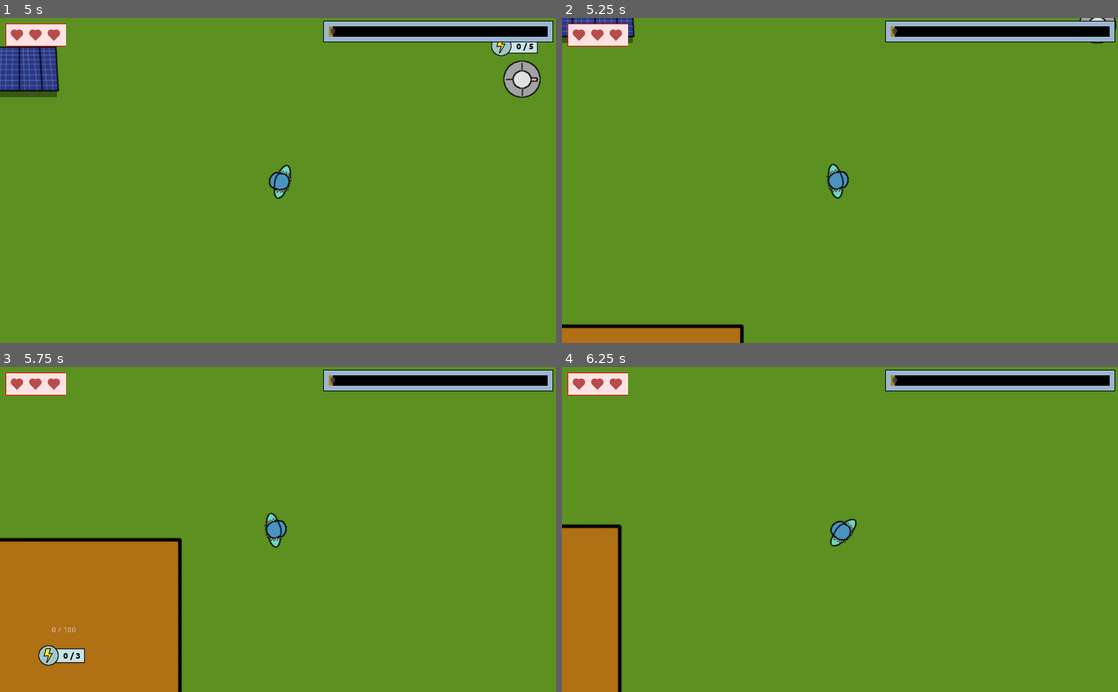
Above: before the commit, frames 1-4 (two rows, left to right).
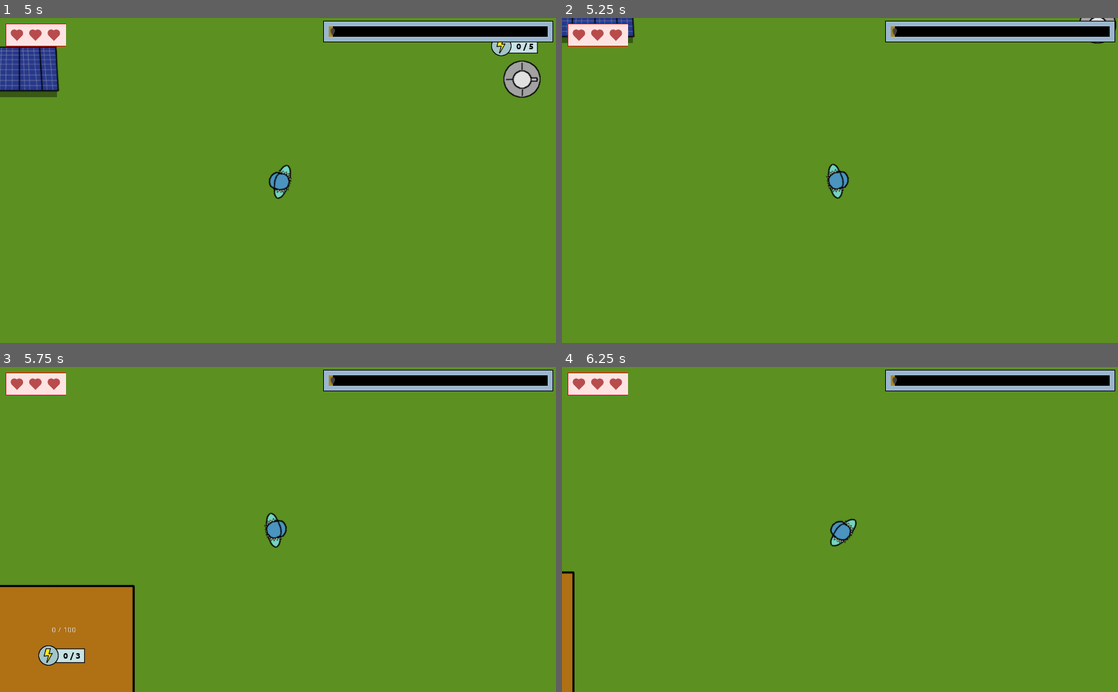
Above: after the commit, the same moments.

Repository: moisesjbc/spain-game-dev-jam-3
Game: Godot game, scene res://gameplay/main/main.tscn
Same seed, same stepped clock (60 frames per second), same inputs: the game is played once before the commit and once after it. The engine's default icon, where the game draws it, is replaced by a stand-in: a white triangle on a blue panel in a dark square.
Inputs (mouse positions are in pixels of both pictures, inside the frame that each line leads up to):
- Up to frame 1 (5 s): tap Enter at 0.5, 2.75 s; move the mouse to (400, 164) at 0.52 s; hold Right (ui_right) 0.53-1.28 s; move the mouse to (166, 196) at 1.27 s; hold Down (ui_down) 1.28-2.03 s; tap Space at 2 s; move the mouse to (333, 109) at 2.02 s; hold Right (ui_right) 2.03-2.78 s; move the mouse to (250, 245) at 2.77 s; hold Up (ui_up) 2.78-3.53 s; move the mouse to (444, 229) at 3.52 s; hold Left (ui_left) from 3.53 s (still down); move the mouse to (111, 131) at 4.27 s
- Up to frame 2 (5.25 s): move the mouse to (867, 180) at 5.02 s; release Left (ui_left) at 5.03 s; hold Down (ui_down) from 5.03 s (still down)
- Up to frame 3 (5.75 s): keep holding Down (ui_down)
- Up to frame 4 (6.25 s): move the mouse to (756, 448) at 5.77 s; release Down (ui_down) at 5.78 s; hold Right (ui_right) from 5.78 s (still down)

Frame 1 is identical in both runs. In frame 2, 1.9% of the frame differs, in the area x 0-33%, y 94-100%; in frame 3, 7.9%, in the area x 0-33%, y 52-100%; in frame 4, 4.9%.

Commit message:
Hace el edificio de investigación más pequeño

Diff:
--- a/godot-project/gameplay/buildings/investigation_centre/investigation_centre.tscn
+++ b/godot-project/gameplay/buildings/investigation_centre/investigation_centre.tscn
@@ -6,7 +6,7 @@
 [ext_resource path="res://gameplay/gui/energy_label/energy_label.tscn" type="PackedScene" id=4]
 
 [sub_resource type="RectangleShape2D" id=1]
-extents = Vector2( 214.93, 212.609 )
+extents = Vector2( 129.118, 128.844 )
 
 [node name="investigation_centre" type="StaticBody2D" groups=[
 "buildings",
@@ -18,10 +18,11 @@
 script = ExtResource( 2 )
 
 [node name="ColorRect" type="ColorRect" parent="."]
-margin_left = -371.0
-margin_top = -214.0
-margin_right = 213.0
-margin_bottom = 327.0
+margin_left = -256.0
+margin_top = -128.0
+margin_right = 226.0
+margin_bottom = 330.0
+rect_scale = Vector2( 0.8, 0.8 )
 mouse_filter = 2
 color = Color( 0, 0, 0, 0.392157 )
 __meta__ = {
@@ -30,10 +31,11 @@
 
 [node name="sprite" type="Sprite" parent="."]
 modulate = Color( 0.85098, 0.882353, 0.321569, 1 )
-scale = Vector2( 0.5, 0.5 )
+scale = Vector2( 0.3, 0.3 )
 texture = ExtResource( 1 )
 
 [node name="collision_shape" type="CollisionShape2D" parent="."]
+position = Vector2( 1.25989, 0 )
 shape = SubResource( 1 )
 
 [node name="label" type="Label" parent="."]
